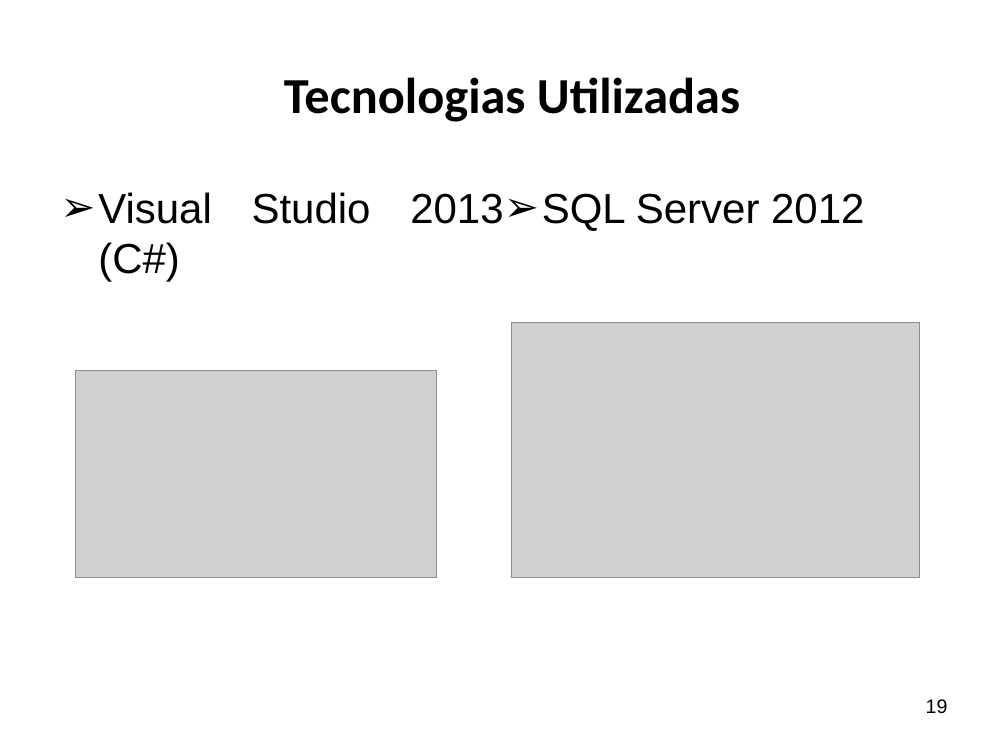
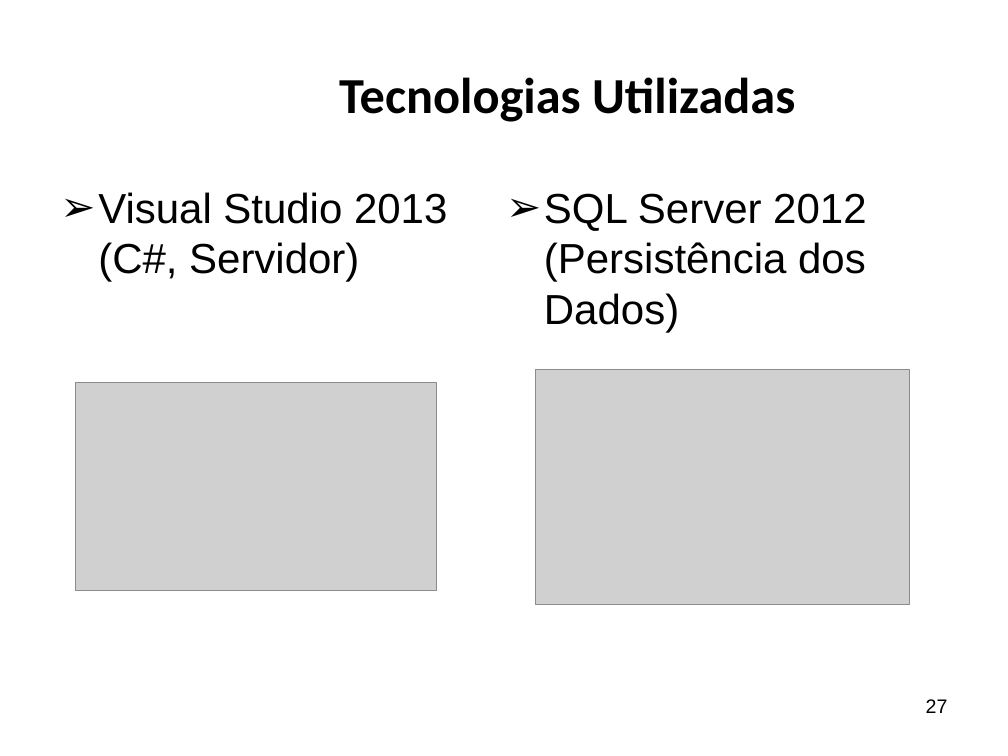
Before and after one commit to ricardopetrere/TCC_FTT, a slide deck: slide 27 of documentos/Apresentação Banca.pptx (slide 19 before the commit). Drawn at 1008x756 pixels with LibreOffice and Linux fonts; fonts in the diff are those of the drawing; grey boxes stand for pictures; background and template pictures are left out. Boxes give left, top, right and bottom in pixels: in the first picture for what was removed or moved away, otherwise in the second. Text is boxed around its words. In the diff, an @@ line names an element or a change of style, - is before the commit and + after.

```diff
--- a/documentos/Apresentação Banca.pptx
+++ b/documentos/Apresentação Banca.pptx
@@ title "Tecnologias Utilizadas" at bbox=[339, 77, 795, 122]: alignment left to centre @@
@@ text "Visual Studio 2013 (C#, Servidor)" at bbox=[98, 192, 447, 282]: columns 2 to 1 @@
@@ text at bbox=[98, 192, 447, 282]: text changed @@
-➢ Visual Studio 2013 (C#)
-➢ SQL Server 2012
+➢ Visual Studio 2013 (C#, Servidor)
@@ text added at bbox=[544, 193, 866, 332], 30 pt, text #000000 @@
+➢ SQL Server 2012 (Persistência dos Dados)
@@ picture: place and size @@
-picture at bbox=[76, 370, 437, 578]
+picture at bbox=[76, 383, 437, 591]
@@ picture: place and size @@
-picture at bbox=[512, 323, 919, 579]
+picture at bbox=[535, 370, 909, 605]
@@ page number at bbox=[926, 699, 948, 713]: text changed @@
-19
+27
```
Also in this commit, not shown: 22 other slides changed, 9 slides added, 1 slide removed.
